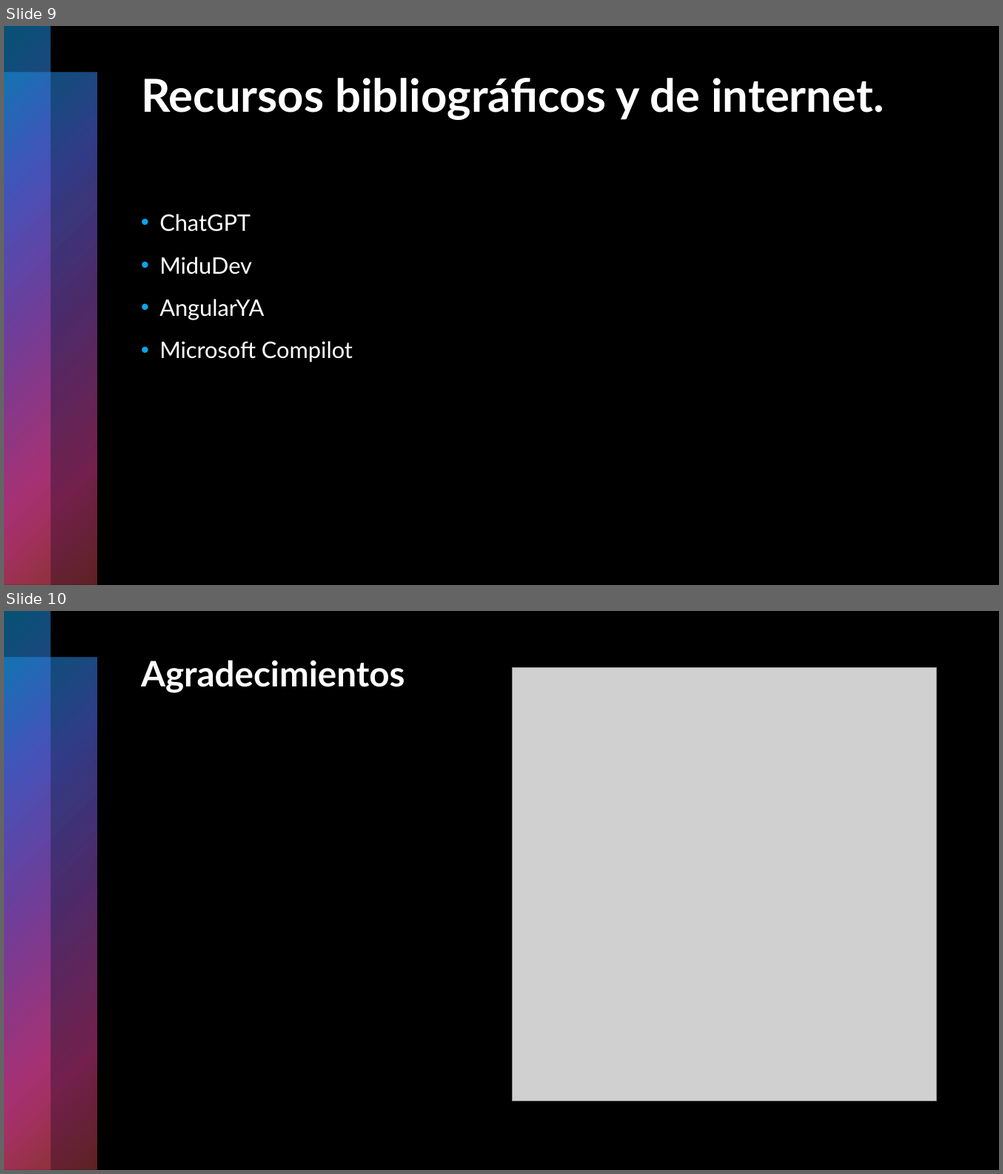
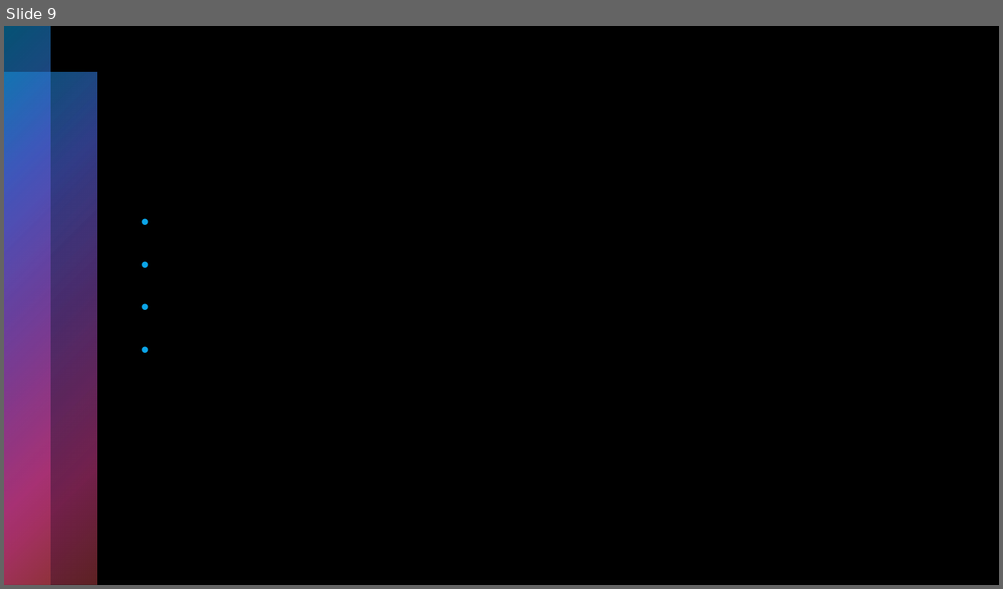
Before and after one commit to Neoarmadam/Proyecto_Final_DAW, a slide deck: Presentación.pptx. Shown one above the other, each under a label of ours: slides 9 and 10 before the commit, slide 9 after it. The pictures are 1003x1174 and 1003x589 pixels, drawn with LibreOffice and Linux fonts; fonts in the diff are those of the drawing; grey boxes stand for pictures. Boxes give left, top, right and bottom in pixels: in the first picture for what was removed or moved away, otherwise in the second. Text is boxed around its words. In the diff, an @@ line names an element or a change of style, - is before the commit and + after.

```diff
--- a/Presentación.pptx
+++ b/Presentación.pptx
@@ slide 10 removed at [4, 611, 999, 1170], background #000000; not listed: 2 template elements that a slide beside it also shows @@
@@ rectangle removed at [4, 611, 999, 1170] @@
@@ rectangle removed at [4, 611, 51, 1170] @@
@@ rectangle removed at [4, 658, 96, 1170] @@
@@ title removed at [141, 660, 404, 693] @@
-Agradecimientos
@@ picture removed at [512, 668, 936, 1101] @@
@@ slide 9 changed as well @@
@@ title removed at [141, 78, 883, 120] @@
-Recursos bibliográficos y de internet.
@@ text removed at [159, 214, 353, 363] @@
-• ChatGPT
-• MiduDev
-• AngularYA
-• Microsoft Compilot
```
Also in this commit, not shown: 8 other slides changed, 1 slide added, 1 other file.
